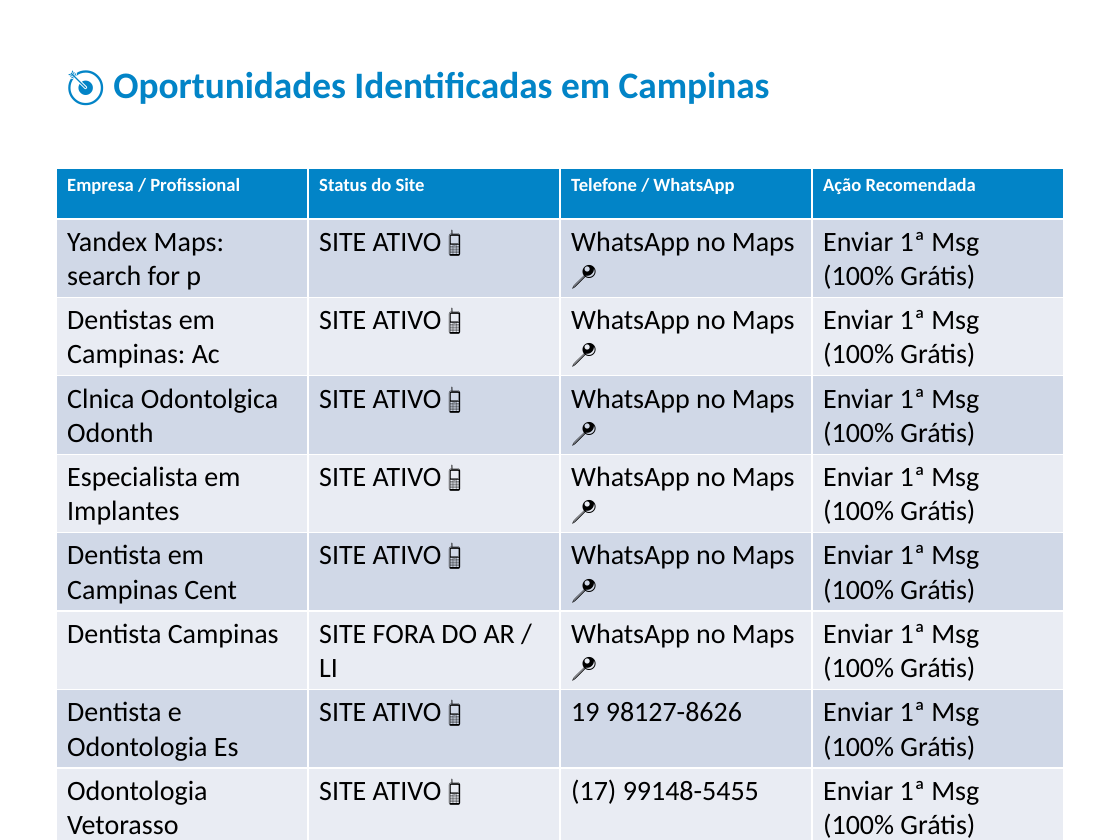
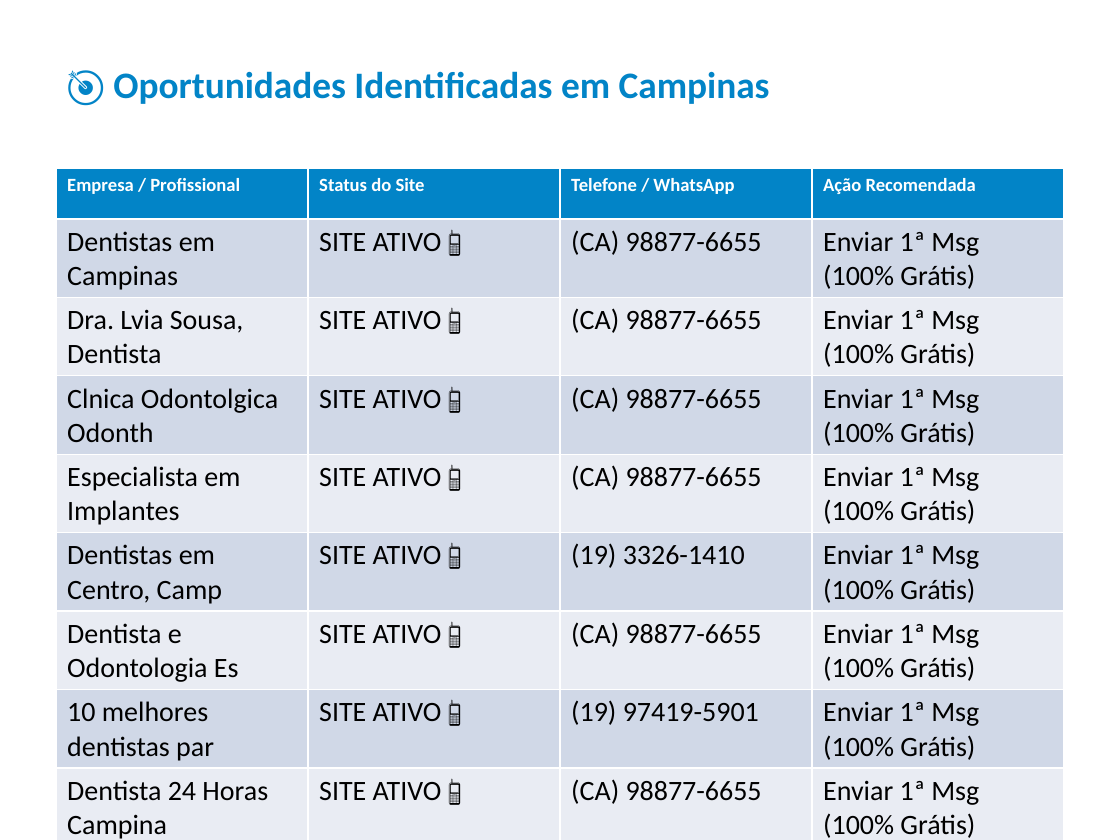
Before and after one commit to jaop2158-sketch/webfy-leads, a slide deck: slide 2 of relatorio_dentista_campinas.pptx. Drawn at 1120x840 pixels with LibreOffice and Linux fonts; fonts in the diff are those of the drawing. Boxes give left, top, right and bottom in pixels: in the first picture for what was removed or moved away, otherwise in the second. Text is boxed around its words. In the diff, an @@ line names an element or a change of style, - is before the commit and + after.

```diff
--- a/relatorio_dentista_campinas.pptx
+++ b/relatorio_dentista_campinas.pptx
@@ table at [56,168,1064,840] @@
-row 2, column 1: Yandex Maps: search for p
+row 2, column 1: Dentistas em Campinas
-row 2, column 3: WhatsApp no Maps 📍
+row 2, column 3: (CA) 98877-6655
-row 3, column 1: Dentistas em Campinas: Ac
+row 3, column 1: Dra. Lvia Sousa, Dentista
-row 3, column 3: WhatsApp no Maps 📍
+row 3, column 3: (CA) 98877-6655
-row 4, column 3: WhatsApp no Maps 📍
+row 4, column 3: (CA) 98877-6655
-row 5, column 3: WhatsApp no Maps 📍
+row 5, column 3: (CA) 98877-6655
-row 6, column 1: Dentista em Campinas Cent
+row 6, column 1: Dentistas em Centro, Camp
-row 6, column 3: WhatsApp no Maps 📍
+row 6, column 3: (19) 3326-1410
-row 7: Dentista Campinas | SITE FORA DO AR / LI | WhatsApp no Maps 📍 | Enviar 1ª Msg (100% Grátis)
+row 7: Dentista e Odontologia Es | SITE ATIVO 📱 | (CA) 98877-6655 | Enviar 1ª Msg (100% Grátis)
-row 8, column 1: Dentista e Odontologia Es
+row 8, column 1: 10 melhores dentistas par
-row 8, column 3: 19 98127-8626
+row 8, column 3: (19) 97419-5901
-row 9, column 1: Odontologia Vetorasso
+row 9, column 1: Dentista 24 Horas Campina
-row 9, column 3: (17) 99148-5455
+row 9, column 3: (CA) 98877-6655
-row 10: Contato | SITE ATIVO 📱 | (11) 95213-7463 | Enviar 1ª Msg (100% Grátis)
+row 10: Os Melhores Dentistas em | SEM SITE (OPORTUNIDA | (CA) 98877-6655 | Enviar 1ª Msg (100% Grátis)
-row 11: Ana Carolina Diniz | SITE ATIVO 📱 | WhatsApp no Maps 📍 | Enviar 1ª Msg (100% Grátis)
+row 11: Dra Camila Roberta | SEM SITE PRÓPRIO (OP | (CA) 98877-6655 | Enviar 1ª Msg (100% Grátis)
```
Also in this commit, not shown: 4 other files.
